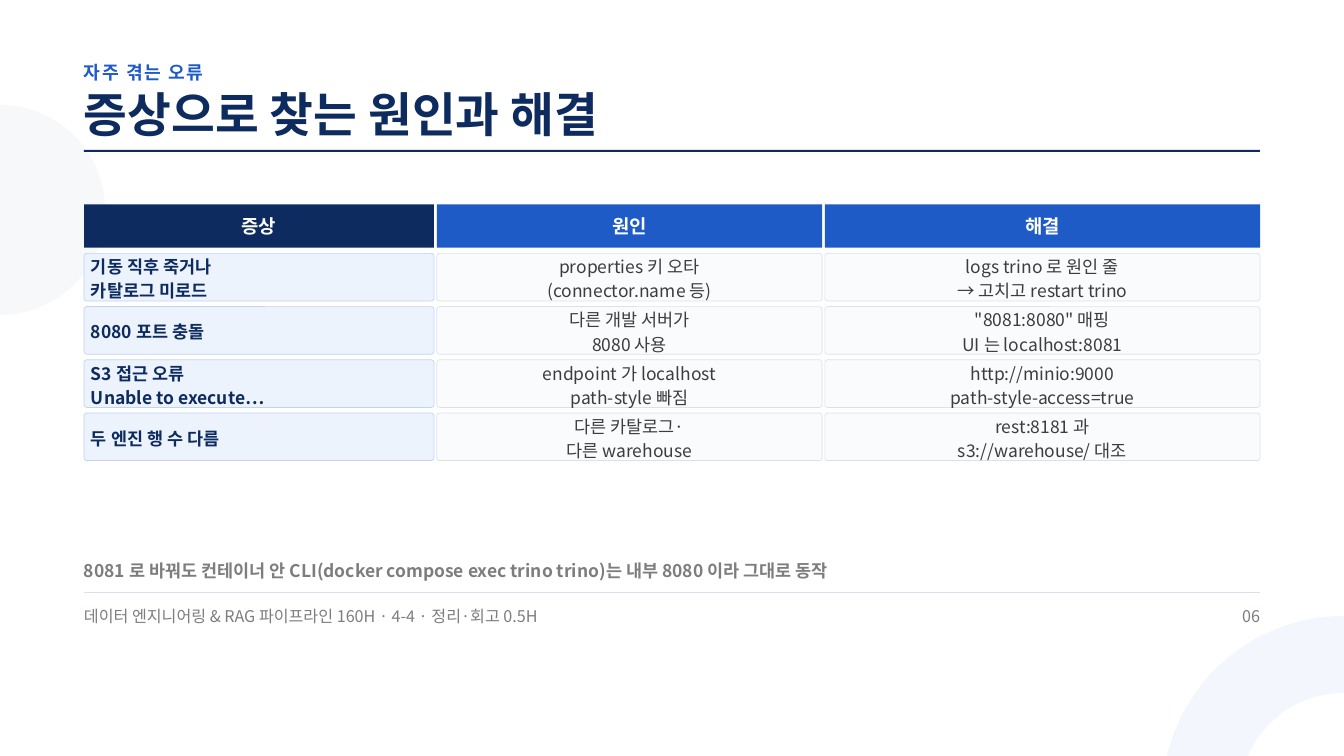
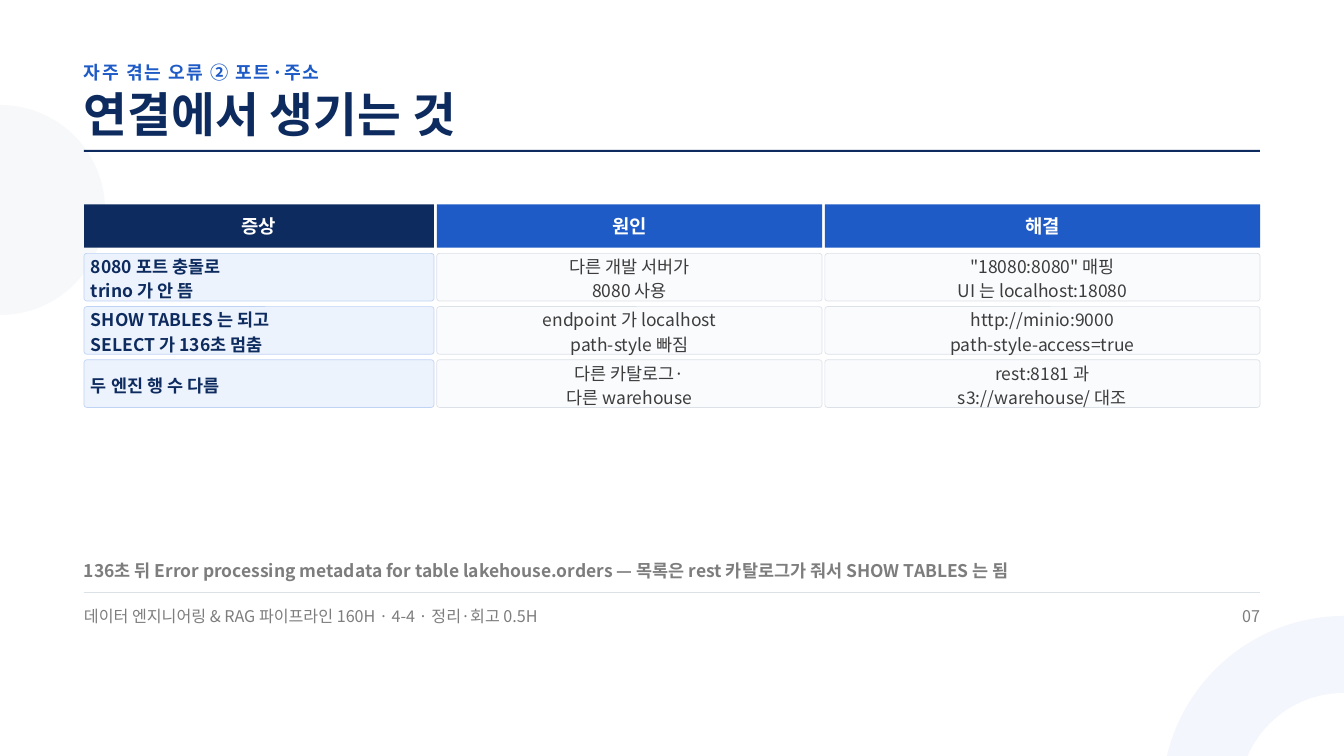
Before and after one commit to aebonlee/materials, a slide deck: slide 7 of data-eng/decks/w4d4s4.pptx (slide 6 before the commit). Drawn at 1344x756 pixels with LibreOffice and Linux fonts; fonts in the diff are those of the drawing. Boxes give left, top, right and bottom in pixels: in the first picture for what was removed or moved away, otherwise in the second. Text is boxed around its words. In the diff, an @@ line names an element or a change of style, - is before the commit and + after.

```diff
--- a/data-eng/decks/w4d4s4.pptx
+++ b/data-eng/decks/w4d4s4.pptx
@@ text at (x1=84, y1=63, x2=320, y2=81): text changed @@
-자주 겪는 오류
+자주 겪는 오류 ② 포트·주소
@@ text at (x1=84, y1=92, x2=456, y2=137): text changed @@
-증상으로 찾는 원인과 해결
+연결에서 생기는 것
@@ text at (x1=91, y1=258, x2=220, y2=303): text changed @@
-기동 직후 죽거나
-카탈로그 미로드
+8080 포트 충돌로
+trino 가 안 뜸
@@ text removed at (x1=547, y1=258, x2=712, y2=301) @@
-properties 키 오타
-(connector.name 등)
@@ text at (x1=957, y1=258, x2=1127, y2=298): text changed @@
-logs trino 로 원인 줄
-→ 고치고 restart trino
+"18080:8080" 매핑
+UI 는 localhost:18080
@@ text at (x1=91, y1=311, x2=269, y2=356): text changed @@
-8080 포트 충돌
+SHOW TABLES 는 되고
+SELECT 가 136초 멈춤
@@ text removed at (x1=962, y1=311, x2=1122, y2=352) @@
-"8081:8080" 매핑
-UI 는 localhost:8081
@@ text removed at (x1=91, y1=365, x2=264, y2=408) @@
-S3 접근 오류
-Unable to execute…
@@ 6 texts moved together from (x1=91, y1=311, x2=1134, y2=461) to (x1=91, y1=258, x2=1134, y2=408) @@
@@ rounded rectangle removed at (x1=84, y1=413, x2=434, y2=461) @@
@@ rounded rectangle removed at (x1=437, y1=413, x2=822, y2=461) @@
@@ rounded rectangle removed at (x1=825, y1=413, x2=1260, y2=461) @@
@@ text at (x1=84, y1=562, x2=1009, y2=581): text changed @@
-8081 로 바꿔도 컨테이너 안 CLI(docker compose exec trino trino)는 내부 8080 이라 그대로 동작
+136초 뒤 Error processing metadata for table lakehouse.orders — 목록은 rest 카탈로그가 줘서 SHOW TABLES 는 됨
@@ text at (x1=1242, y1=610, x2=1260, y2=622): text changed @@
-06
+07
```
Also in this commit, not shown: 6 other slides changed, 1 slide added, 11 other files.
